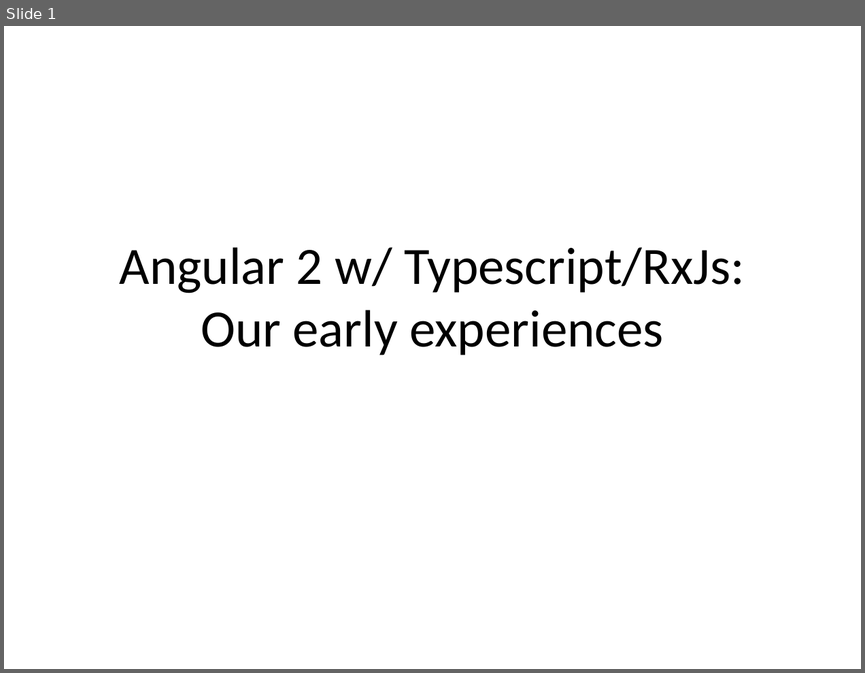
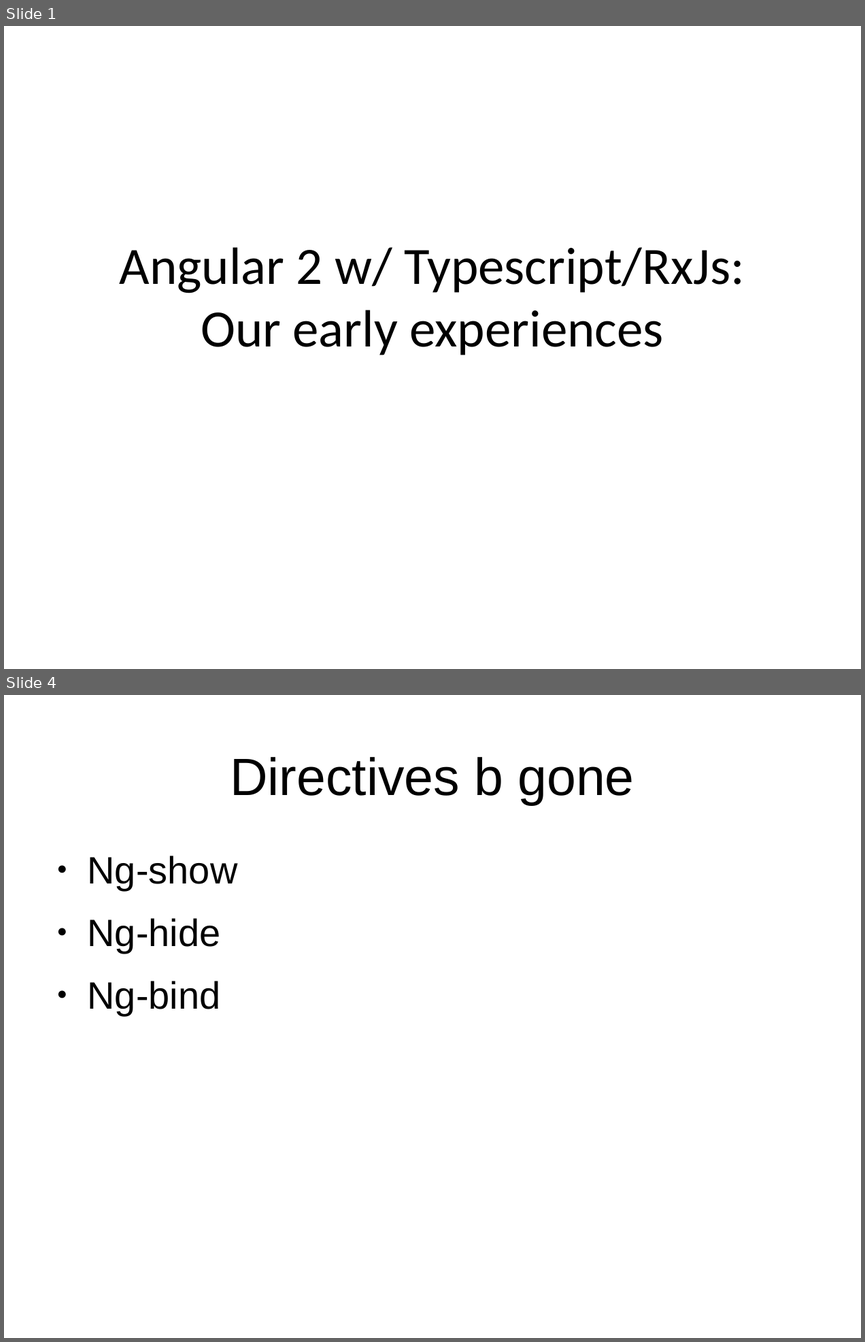
Before and after one commit to trognus/devcon2016, a slide deck: devconNg2.odp. Shown one above the other, each under a label of ours: slide 1 before the commit, slides 1 and 4 after it; the slides between them are not shown. The pictures are 865x673 and 865x1342 pixels, drawn with LibreOffice and Linux fonts; fonts in the diff are those of the drawing. Boxes give left, top, right and bottom in pixels: in the first picture for what was removed or moved away, otherwise in the second. Text is boxed around its words. In the diff, an @@ line names an element or a change of style, - is before the commit and + after.

```diff
--- a/devconNg2.odp
+++ b/devconNg2.odp
@@ slide 4 added at (4, 695, 861, 1338), background #FFFFFF @@
@@ title added at (230, 757, 634, 805), 44 pt, text #000000 @@
+Directives b gone
@@ text added at (88, 855, 238, 1015), 32 pt, text #000000 @@
+● Ng-show
+● Ng-hide
+● Ng-bind
```
Also in this commit, not shown: 2 slides changed, 2 other slides added, 1 slide removed.
